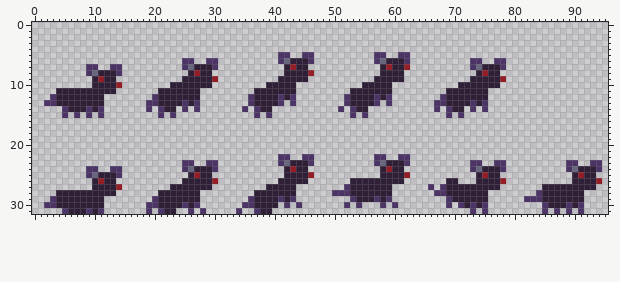
Edited in one commit: sprite sheet (Assets/Resources/Sprites/Rat.png). Above: the version before the commit.
The file is 96x32 pixels.
Now the later version:
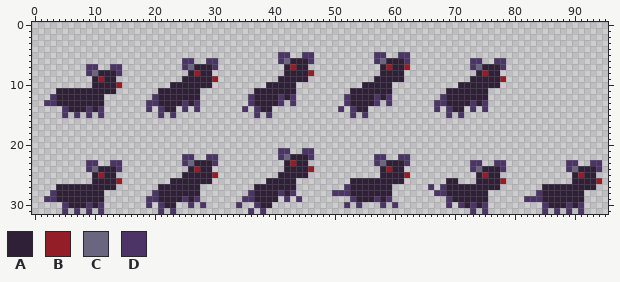
Palette (. is transparent): A #2f2037  B #941e28  C #6a667f  D #4c3566
What changed:
@@ x 0..48 @@
 20 .................................................
-21 .................................................
-22 .........................................DD..DD..
-23 .........................DD..DD..........DCAAAD..
-24 .........DD..DD..........DCAAAD...........ABAA...
-25 .........DCAAAD...........ABAA............AAAAB..
-26 ..........ABAA...........AAAAAB..........AAAAA...
-27 ..........AAAAB........AAAAAAA.........AAAAA.....
-28 ....AAAAAAAAAA.......AAAAAAA.........AAAAAAA.....
-29 ...DAAAAAAAA........DAAAAAAA........DAAAADAD.....
-30 ..DDAAAAAAAA.......DDAAAADAD.......DDAAAA.D.D....
-31 .....DAAADAD.......D.DAA..D.D.....D..DAA.........
+21 .........................................DD..DD..
+22 .........................DD..DD..........DCAAAD..
+23 .........DD..DD..........DCAAAD...........ABAA...
+24 .........DCAAAD...........ABAA............AAAAB..
+25 ..........ABAA...........AAAAAB..........AAAAA...
+26 ..........AAAAB........AAAAAAA.........AAAAA.....
+27 ....AAAAAAAAAA.......AAAAAAA.........AAAAAAA.....
+28 ...DAAAAAAAA........DAAAAAAA........DAAAADAD.....
+29 ..DDAAAAAAAA.......DDAAAADAD.......DDAAAA.D.D....
+30 .....DAAADAD.......D.DAA..D.D.....D..DAA.........
+31 .....D.D.D.D.........D.D............D.D..........
Pixel boxes of the changes (left, top, right, bottom) in both pictures:
changed: (146, 148, 314, 214)
changed: (44, 160, 122, 214)
